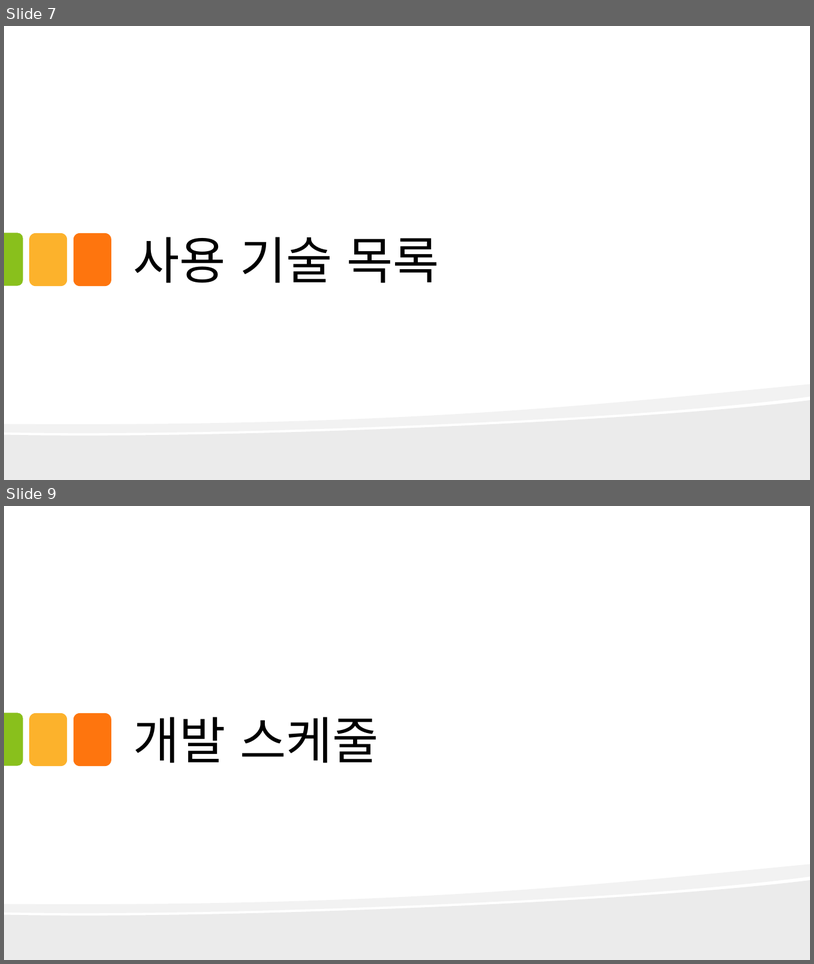
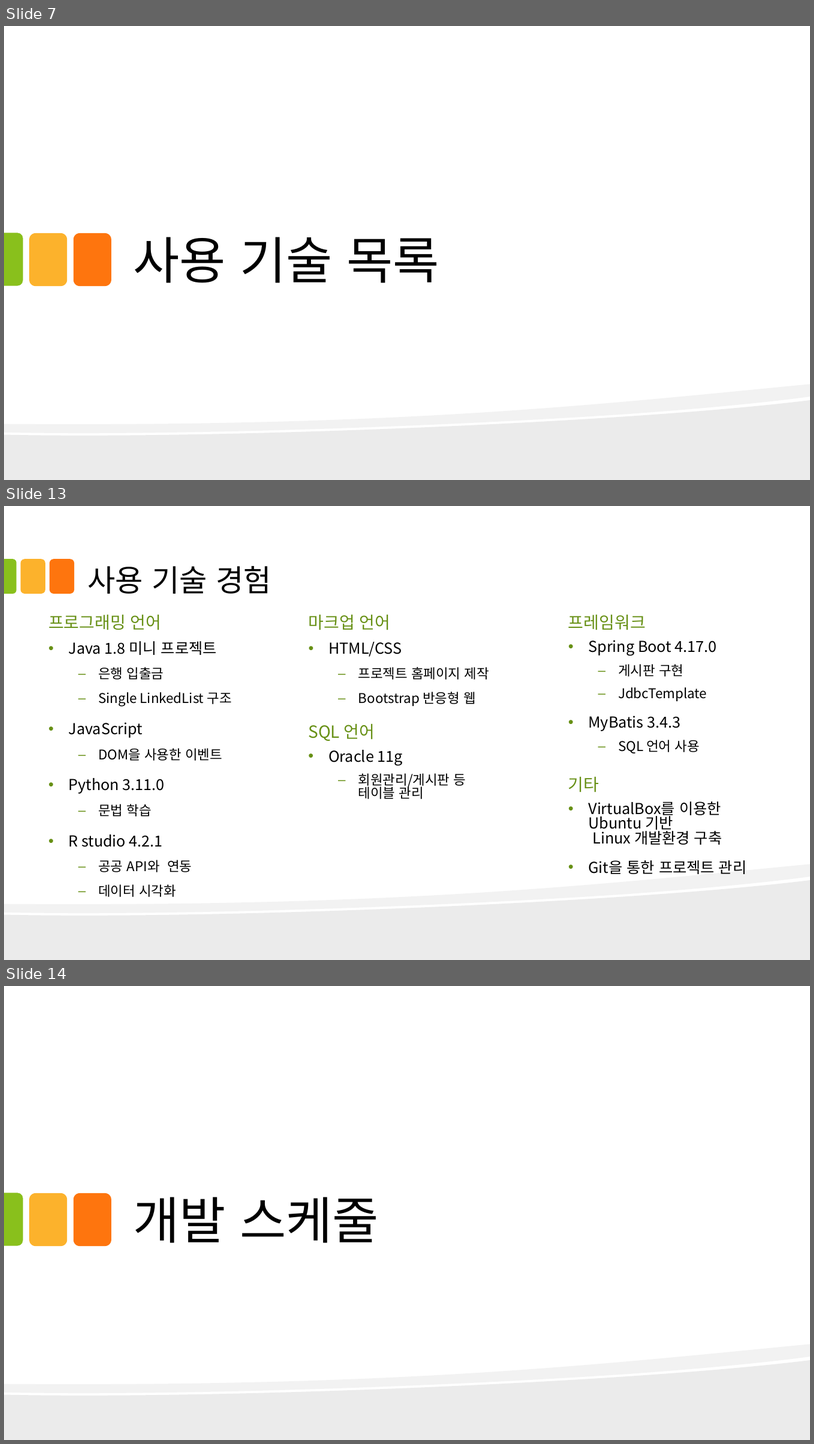
Before and after one commit to kjayvam/HTML, a slide deck: project/ppt/김영민_포트폴리오 요약 보고서.pptx. Shown one above the other, each under a label of ours: slides 7 and 9 before the commit, slides 7, 13 and 14 after it; the slides between them are not shown. The pictures are 814x964 and 814x1444 pixels, drawn with LibreOffice and Linux fonts; fonts in the diff are those of the drawing. Boxes give left, top, right and bottom in pixels: in the first picture for what was removed or moved away, otherwise in the second. Text is boxed around its words. In the diff, an @@ line names an element or a change of style, - is before the commit and + after.

```diff
--- a/project/ppt/김영민_포트폴리오 요약 보고서.pptx
+++ b/project/ppt/김영민_포트폴리오 요약 보고서.pptx
@@ slide 13 added at [4,506,810,960], background #FFFFFF; not listed: 2 template elements that a slide beside it also shows @@
@@ round same rect added at [4,559,17,594], fill #89C01C @@
@@ rounded rectangle added at [20,559,45,594], fill #FCB22C @@
@@ rounded rectangle added at [50,559,74,594], fill #FE750E @@
@@ title added at [87,566,272,594], 36 pt, text #000000 @@
+사용 기술 경험
@@ text added at [48,615,162,630], 20 pt, text #679015 @@
+프로그래밍 언어
@@ text added at [309,615,391,630], 20 pt, text #679015 @@
+마크업 언어
@@ text added at [569,615,646,630], 20 pt, text #679015 @@
+프레임워크
@@ text added at [69,641,232,897], 16 pt, text #000000 @@
+• Java 1.8 미니 프로젝트
+  – 은행 입출금
+  – Single LinkedList 구조
+• JavaScript
+  – DOM을 사용한 이벤트
+• Python 3.11.0
+  – 문법 학습
+• R studio 4.2.1
+  – 공공 API와 연동
+  – 데이터 시각화
@@ text added at [329,642,489,706], 16 pt, text #000000 @@
+• HTML/CSS
+  – 프로젝트 홈페이지 제작
+  – Bootstrap 반응형 웹
@@ text added at [589,640,717,753], 18 pt, text #000000 @@
+• Spring Boot 4.17.0
+  – 게시판 구현
+  – JdbcTemplate
+• MyBatis 3.4.3
+  – SQL 언어 사용
@@ text added at [308,724,375,741], 20 pt, text #679015 @@
+SQL 언어
@@ text added at [329,750,467,799], 16 pt, text #000000 @@
+• Oracle 11g
+  – 회원관리/게시판 등 테이블 관리
@@ text added at [569,777,600,792], 20 pt, text #679015 @@
+기타
@@ text added at [589,801,747,874], 18 pt, text #000000 @@
+• VirtualBox를 이용한 Ubuntu 기반 Linux 개발환경 구축
+• Git을 통한 프로젝트 관리
@@ what was slide 9 is now slide 14 @@
```
Also in this commit, not shown: 8 slides changed, 8 other slides added, 3 other files.
